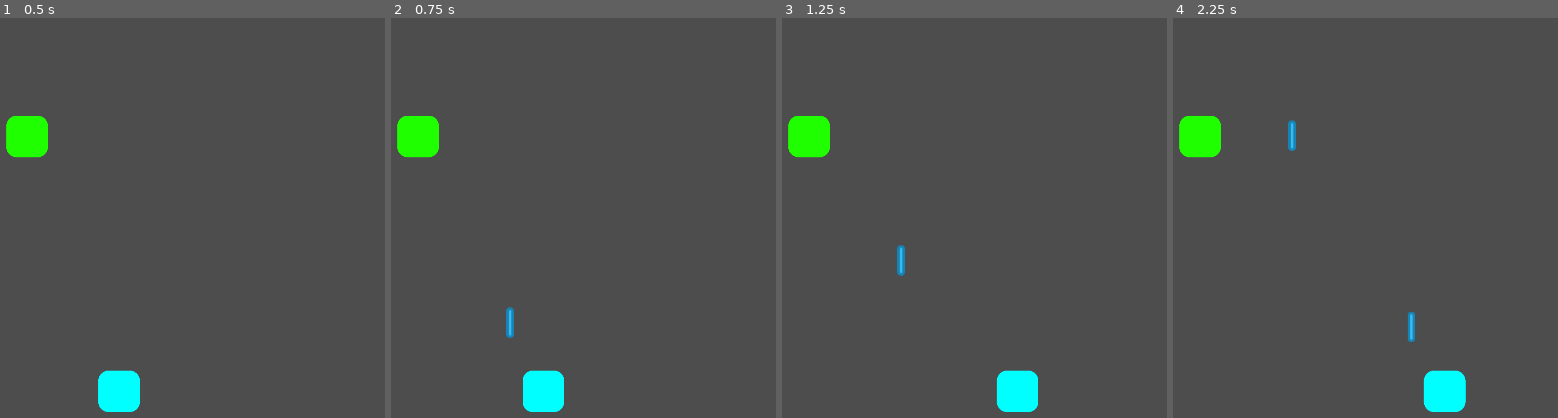
Above: before the commit, frames 1-4 (left to right).
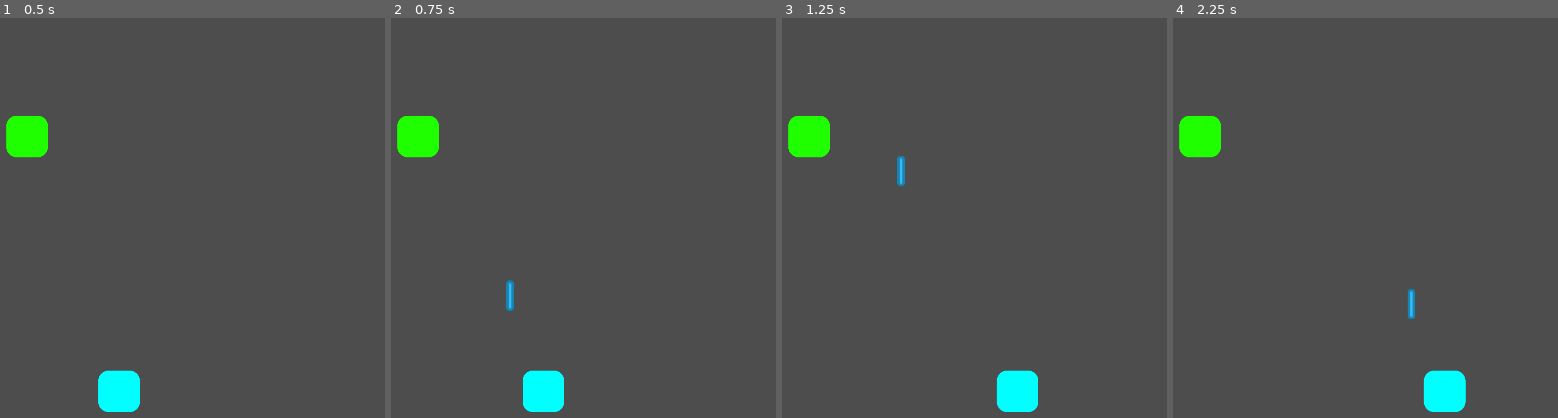
Above: after the commit, the same moments.

Repository: michael-j-coyne/space-defense
Game: Godot game, scene res://scenes/main.tscn
Two runs of this game, one before a commit and one after it. Both use one fixed random seed, a clock stepped at 60 frames per second and the inputs below.
Inputs (mouse positions are in pixels of both pictures, inside the frame that each line leads up to):
- Up to frame 1 (0.5 s): no input
- Up to frame 2 (0.75 s): tap Enter (ui_accept) at 0.5 s; move the mouse to (691, 222) at 0.52 s; hold Right (ui_right) from 0.53 s (still down); hold Enter (ui_accept) from 0.53 s (still down); click (691, 222) at 0.67 s
- Up to frame 3 (1.25 s): keep holding Right (ui_right); keep holding Enter (ui_accept)
- Up to frame 4 (2.25 s): release Right (ui_right) at 1.25 s; release Enter (ui_accept) at 1.25 s; drag from (outside the picture) to (1199, 138) at 1.27 s; move the mouse to (1377, 142) at 2.02 s; hold Right (ui_right) from 2.03 s (still down); hold Enter (ui_accept) from 2.03 s (still down); tap Alt at 2.1 s

Frame 1 is identical in both runs. In frame 2, 0.3% of the frame differs, in the area x 29-32%, y 65-80%; in frame 3, 0.3%; in frame 4, 0.4%, in the area x 29-63%, y 25-81%.

Commit message:
Change implementation for weapon.fire
Now must be passed a function which returns a Vector2 (velocity) and a string "origin" indicating whether it is a "player" or "enemy" projectile

Diff:
--- a/scenes/player.gd
+++ b/scenes/player.gd
@@ -3,6 +3,7 @@
 const PLAYER_SIZE = Vector2(100, 100)
 @export var speed = 400
 var velocity = Vector2.ZERO
+@onready var weapon := $Weapon as Weapon
 
 func _ready():
 	var sprite = get_node("Sprite2D")
@@ -23,7 +24,9 @@
 	if Input.is_action_pressed("ui_left"):
 		velocity.x -= 1
 	if Input.is_action_pressed("ui_accept"):
-		$Weapon.fire()
+		# TODO: remove hardcoded velocity func
+		var velocity_func = func(_delta): return Vector2(0, -10)
+		weapon.fire(velocity_func, "player")
 
 	if velocity.length() > 0:
 		velocity = velocity.normalized() * speed
--- a/scenes/weapon.gd
+++ b/scenes/weapon.gd
@@ -4,6 +4,7 @@
 var _base_damage := 1.0
 var _damage_multiplier := 1.0
 var _cooling_down = false
+var _projectile_despawn_time = 1.0
 var _projectile_scene = preload("res://scenes/projectile.tscn")
 
 func _ready():
@@ -16,21 +17,17 @@
 func set_cooldown(cd: float):
 	_cooldown = cd
 
-func fire() -> void:
+func fire(velocity_func: Callable, origin: String) -> void:
 	if _cooling_down:
 		return
 
 	var projectile = _projectile_scene.instantiate()
 
-	# TODO: remove harcoded values
-	var velocity_func = func(_delta): return Vector2(0, -5)
-	var projectile_despawn_time = 5.0
-
 	projectile.setup(
 		velocity_func,
 		_base_damage * _damage_multiplier,
-		projectile_despawn_time,
-		"player")
+		_projectile_despawn_time,
+		origin)
 
 	# TEMP, JANKY
 	projectile.global_position = to_global(position)
